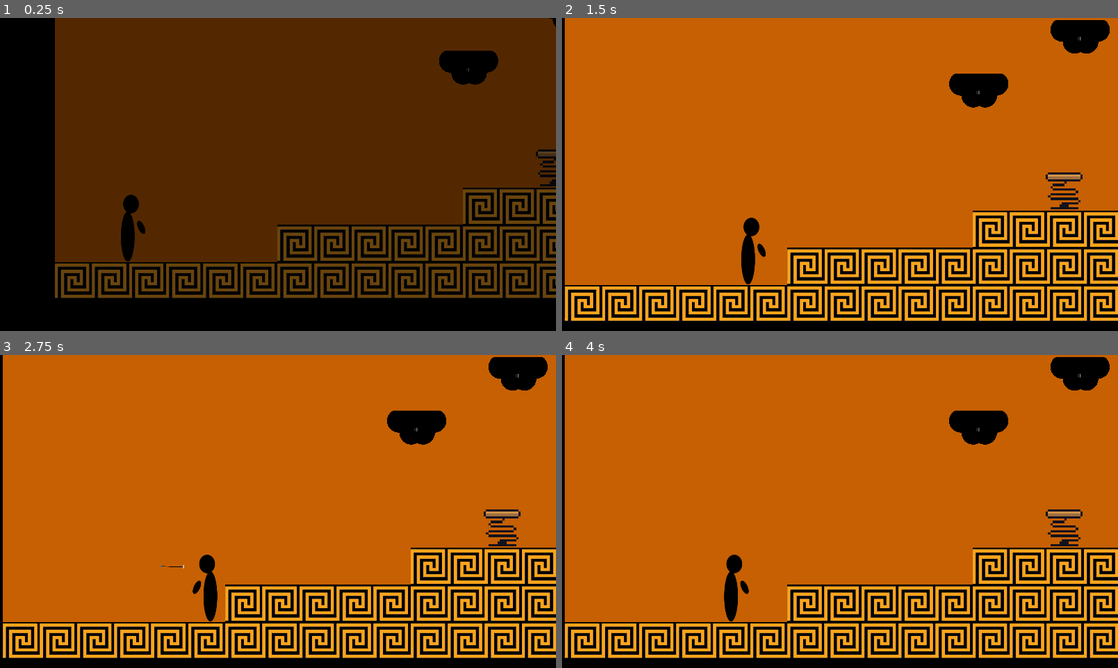
Above: before the commit, frames 1-4 (two rows, left to right).
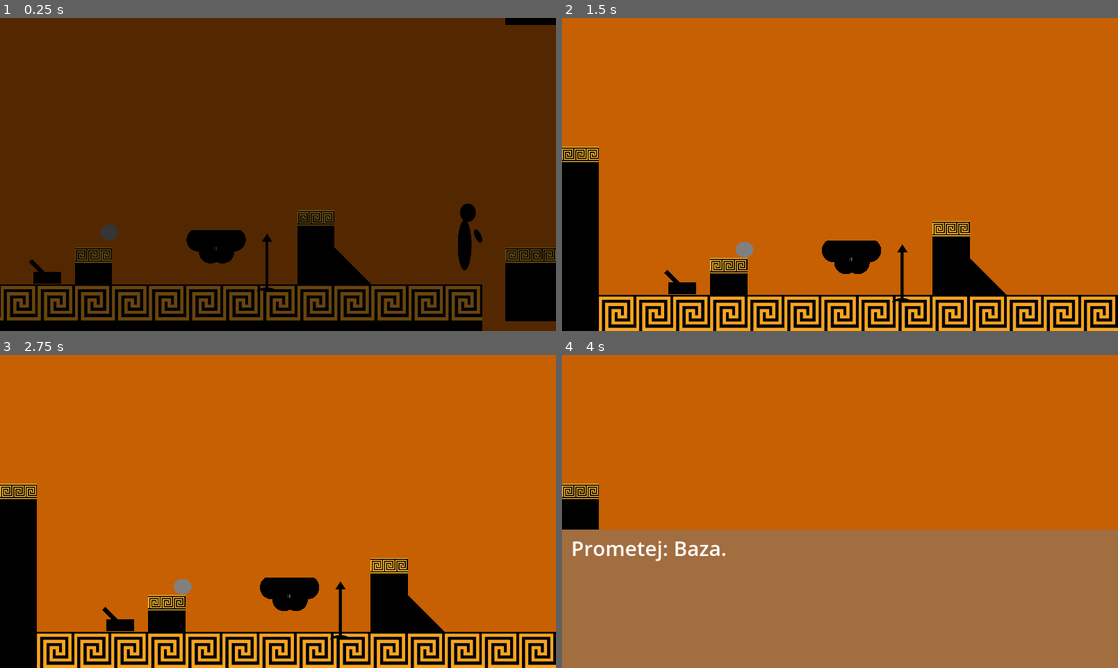
Above: after the commit, the same moments.

Repository: franmatijevic/GreekPlatformer
Game: Godot game, scene res://src/levels/test_level.tscn
Same seed, same stepped clock (60 frames per second), same inputs: the game is played once before the commit and once after it. Before the commit the project starts from res://src/levels/test_level1.tscn. The engine's default icon, where the game draws it, is replaced by a stand-in: a white triangle on a blue panel in a dark square.
Inputs:
- Up to frame 1 (0.25 s): no input
- Up to frame 2 (1.5 s): tap Enter (ui_accept) at 0.5 s; hold Enter (ui_accept) 0.53-1.28 s; hold D (right) from 0.53 s (still down); tap Space (pickThrow) at 1.35 s
- Up to frame 3 (2.75 s): tap Enter (ui_accept) at 1.52, 1.55, 1.82, 2 s; release D (right) at 2.03 s; hold A (left) from 2.03 s (still down); hold Enter (ui_accept) from 2.03 s (still down); tap F (shoot) at 2.1 s
- Up to frame 4 (4 s): tap R (restart) at 2.75 s; release A (left) at 2.78 s; release Enter (ui_accept) at 2.78 s; hold D (right) from 2.78 s (still down); tap Enter (ui_accept) at 2.85, 3.02, 3.32 s; hold Enter (ui_accept) from 3.53 s (still down); tap Space (pickThrow) at 3.6 s

The runs differ from the first frame. In frame 1, 31% of the frame differs, in the area x 0-100%, y 0-100%; in frame 2, 28%; in frame 3, 28%; in frame 4, 47%.

Commit message:
Dialogue System Implemented
-ubacen sustav za dijaloge
-napravljen UI za dijaloge
-postoji one time dijalog (za cutscenes) koji nestaje nakon jednog čitanja i običan dijalog (znak/slike) koji se aktivira pritiskom tipke space i ponavlja se po želji
-dijalog se slaže u JSON datotekama

Diff:
--- a/greekplatformer/project.godot
+++ b/greekplatformer/project.godot
@@ -11,7 +11,7 @@
 [application]
 
 config/name="GreekPlatformer"
-run/main_scene="res://src/levels/test_level1.tscn"
+run/main_scene="res://src/levels/test_level.tscn"
 config/features=PackedStringArray("4.3", "Forward Plus")
 run/max_fps=60
 config/icon="res://icon.svg"
@@ -19,6 +19,7 @@
 [autoload]
 
 SceneLoader="*res://src/ui/scene_loader.gd"
+SignalBus="*res://src/singletons/SignalBus.gd"
 
 [display]
 
@@ -98,6 +99,7 @@
 2d_physics/layer_2="ground"
 2d_physics/layer_3="pickupable"
 2d_physics/layer_4="roomBarrier"
+2d_physics/layer_5="dialogueLayer"
 
 [rendering]
 
--- /dev/null
+++ b/greekplatformer/src/dialogue/dialogueArea.tscn
@@ -0,0 +1,14 @@
+[gd_scene load_steps=2 format=3 uid="uid://dryw6f1ldmo8v"]
+
+[ext_resource type="Script" path="res://src/levels/dialogueSystem.gd" id="1_7t4xk"]
+
+[node name="DialogueArea" type="Area2D"]
+process_mode = 1
+collision_layer = 0
+collision_mask = 16
+script = ExtResource("1_7t4xk")
+
+[node name="CollisionShape2D" type="CollisionShape2D" parent="."]
+
+[connection signal="area_entered" from="." to="." method="_on_area_entered"]
+[connection signal="area_exited" from="." to="." method="_on_area_exited"]
--- /dev/null
+++ b/greekplatformer/src/dialogue/dialogueLines/zeus_prometej_dijalog_1.json
@@ -0,0 +1,10 @@
+{
+    "Zeus": [
+        "E alo ovaj...",
+        "Ja san Zeus i te šeme.",
+        "I ja kažen."
+    ],
+    "Prometej": [
+        "Baza."
+    ]
+}
--- /dev/null
+++ b/greekplatformer/src/dialogue/zeus_prometej_dijalog_1.json
@@ -0,0 +1,8 @@
+{
+    "Zeus": [
+        "Zeus: E alo ovaj...",
+        "Zeus: Ja san Zeus i te šeme.",
+        "Prometej: Baza.",
+        "Zeus: I ja kažen."
+    ]
+}
--- /dev/null
+++ b/greekplatformer/src/levels/dialogueSystem.gd
@@ -0,0 +1,25 @@
+extends Area2D
+
+@export var dialogueKey = ""
+@export var oneTime = false
+
+var areaActive = false
+
+func _ready():
+	SignalBus.connect("dialogue_finished", Callable(self, "_on_dialogue_finished"))
+
+func _input(event):
+	if areaActive and event.is_action_pressed("ui_accept"):
+		SignalBus.emit_signal("display_dialogue", dialogueKey)
+
+func _on_area_entered(area):
+	areaActive = true
+	if oneTime:
+		SignalBus.emit_signal("display_dialogue", dialogueKey)
+
+func _on_area_exited(area):
+	areaActive = false
+
+func _on_dialogue_finished():
+	if oneTime:
+		queue_free()
--- a/greekplatformer/src/levels/test_level.tscn
+++ b/greekplatformer/src/levels/test_level.tscn
@@ -1,9 +1,16 @@
-[gd_scene load_steps=5 format=3 uid="uid://c4hchhks4ohdk"]
+[gd_scene load_steps=10 format=3 uid="uid://c4hchhks4ohdk"]
 
 [ext_resource type="PackedScene" uid="uid://dj8amtyq3pmuk" path="res://src/levels/generic_level.tscn" id="1_6ssvi"]
 [ext_resource type="PackedScene" uid="uid://djhrg1dr3rm7p" path="res://src/player/prometheus/prometheus.tscn" id="2_6fl4e"]
 [ext_resource type="PackedScene" uid="uid://bv6crjirceehq" path="res://src/levels/test_level_rooms/starting_room.tscn" id="2_ceqgj"]
 [ext_resource type="PackedScene" uid="uid://c16evoraxqlrq" path="res://src/levels/test_level_rooms/simpleTrap.tscn" id="4_eep83"]
+[ext_resource type="PackedScene" uid="uid://dryw6f1ldmo8v" path="res://src/dialogue/dialogueArea.tscn" id="5_s3s67"]
+[ext_resource type="PackedScene" uid="uid://cgk8wq1kwrnb0" path="res://src/ui/dialogue_player.tscn" id="6_dpx1i"]
+[ext_resource type="Script" path="res://src/ui/dialoguePlayer.gd" id="7_k2amy"]
+[ext_resource type="Texture2D" uid="uid://dyyf3tuc8r1nv" path="res://src/dialogue/dialogueArt/tmp_dialogue.png" id="8_s7jtu"]
+
+[sub_resource type="RectangleShape2D" id="RectangleShape2D_8hqll"]
+size = Vector2(224, 303)
 
 [node name="testLevel" node_paths=PackedStringArray("current_room") instance=ExtResource("1_6ssvi")]
 current_room = NodePath("StartingRoom")
@@ -12,10 +19,45 @@
 player = NodePath("../Player")
 
 [node name="Player" parent="." index="4" instance=ExtResource("2_6fl4e")]
-process_mode = 0
 position = Vector2(1048, -24)
 
 [node name="StartingRoom" parent="." index="5" instance=ExtResource("2_ceqgj")]
+position = Vector2(-79, 0)
 
 [node name="Room" parent="." index="7" instance=ExtResource("4_eep83")]
 position = Vector2(3712, 128)
+
+[node name="DialogueAreaZeus" parent="." index="8" instance=ExtResource("5_s3s67")]
+process_mode = 0
+dialogueKey = "Zeus"
+oneTime = true
+
+[node name="CollisionShape2D" parent="DialogueAreaZeus" index="0"]
+position = Vector2(-266, -25)
+shape = SubResource("RectangleShape2D_8hqll")
+
+[node name="DialoguePlayer" parent="." index="9" instance=ExtResource("6_dpx1i")]
+process_mode = 1
+layer = 0
+scale = Vector2(15.815, 15.815)
+transform = Transform2D(15.815, 0, 0, 15.815, 0, 0)
+script = ExtResource("7_k2amy")
+sceneTextFile = "res://src/dialogue/zeus_prometej_dijalog_1.json"
+
+[node name="Background" type="TextureRect" parent="DialoguePlayer" index="0"]
+offset_right = 122.0
+offset_bottom = 69.0
+texture = ExtResource("8_s7jtu")
+expand_mode = 1
+
+[node name="TextLabel" type="Label" parent="DialoguePlayer" index="1"]
+offset_left = 2.0
+offset_top = 39.0
+offset_right = 2394.0
+offset_bottom = 624.0
+scale = Vector2(0.05, 0.05)
+theme_override_colors/font_color = Color(1, 1, 1, 1)
+theme_override_font_sizes/font_size = 90
+autowrap_mode = 2
+
+[editable path="DialogueAreaZeus"]
--- a/greekplatformer/src/player/player.tscn
+++ b/greekplatformer/src/player/player.tscn
@@ -84,5 +84,13 @@
 position = Vector2(15, 26)
 shape = SubResource("RectangleShape2D_3u68a")
 
+[node name="DetectDialogue" type="Area2D" parent="."]
+collision_layer = 16
+collision_mask = 0
+
+[node name="CollisionShape2D" type="CollisionShape2D" parent="DetectDialogue"]
+position = Vector2(-23, -18)
+shape = SubResource("RectangleShape2D_8ulvm")
+
 [connection signal="body_entered" from="DetectFloor" to="." method="_on_detect_floor_body_entered"]
 [connection signal="body_exited" from="DetectFloor" to="." method="_on_detect_floor_body_exited"]
--- /dev/null
+++ b/greekplatformer/src/singletons/SignalBus.gd
@@ -0,0 +1,4 @@
+extends Node
+
+signal display_dialogue(text_key)
+signal dialogue_finished
--- /dev/null
+++ b/greekplatformer/src/ui/dialoguePlayer.gd
@@ -0,0 +1,48 @@
+extends CanvasLayer
+
+@export_file("*json") var sceneTextFile: String
+
+var sceneText = {}
+var selectedText = []
+var inProgress = false
+
+@onready var background = $Background
+@onready var textLabel = $TextLabel
+
+func _ready():
+	background.visible = false
+	sceneText = load_scene_text()
+	SignalBus.connect("display_dialogue", Callable(self, "on_display_dialogue"))
+
+func load_scene_text():
+	if FileAccess.file_exists(sceneTextFile):
+		var file = FileAccess.open(sceneTextFile, FileAccess.READ)
+		var testJSONConv = JSON.new()
+		testJSONConv.parse(file.get_as_text())
+		return testJSONConv.get_data()
+
+func show_text():
+	textLabel.text = selectedText.pop_front()
+
+func next_line():
+	if selectedText.size() > 0:
+		show_text()
+	else:
+		finish()
+
+func finish():
+	textLabel.text = ""
+	background.visible = false
+	inProgress = false
+	get_tree().paused = false
+	SignalBus.emit_signal("dialogue_finished")
+
+func on_display_dialogue(textKey):
+	if inProgress:
+		next_line()
+	else:
+		get_tree().paused = true
+		background.visible = true
+		inProgress = true
+		selectedText = sceneText[textKey].duplicate()
+		show_text()
--- /dev/null
+++ b/greekplatformer/src/ui/dialogue_player.tscn
@@ -0,0 +1,3 @@
+[gd_scene format=3 uid="uid://cgk8wq1kwrnb0"]
+
+[node name="DialoguePlayer" type="CanvasLayer"]
Binary file added: greekplatformer/src/dialogue/dialogueArt/tmp_dialogue.png
Not shown, added: greekplatformer/src/dialogue/dialogueArt/tmp_dialogue.png.import
